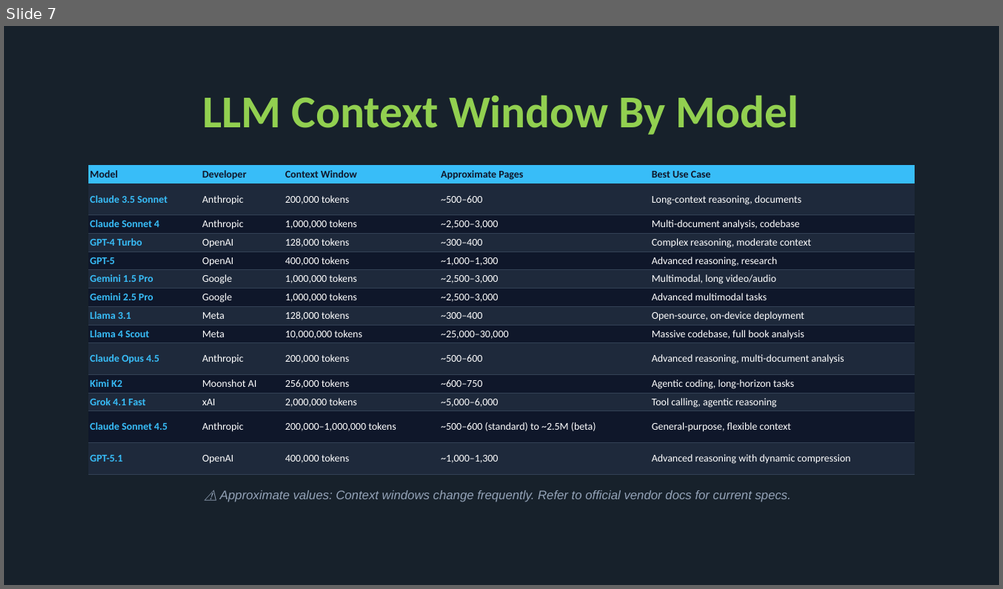
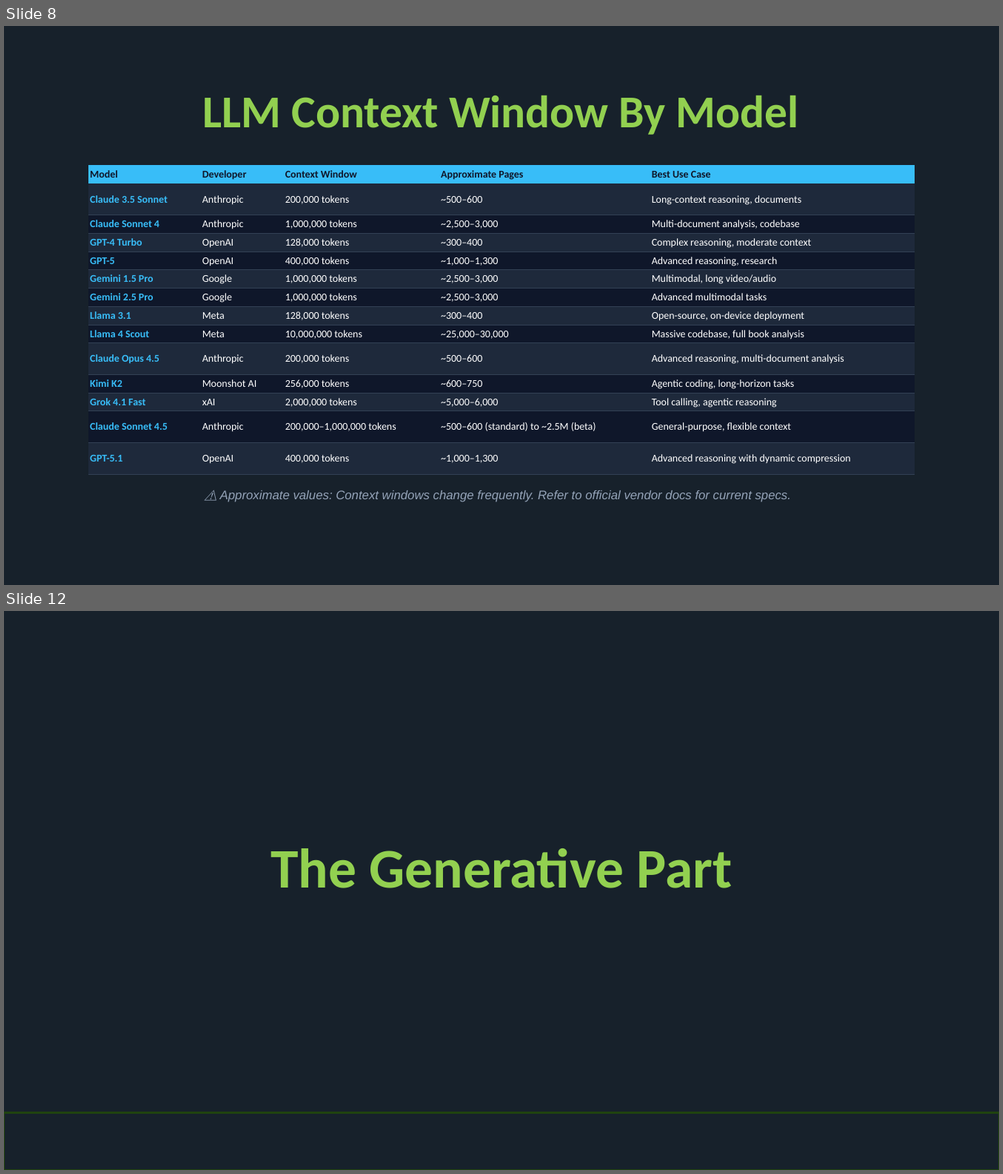
Before and after one commit to 5thgenfinance/full-stack-actuarial, a slide deck: Actuarial Generative Context Engineering Made Simple.pptx. Shown one above the other, each under a label of ours: slide 7 before the commit, slides 8 and 12 after it; the slides between them are not shown. The pictures are 1003x589 and 1003x1174 pixels, drawn with LibreOffice and Linux fonts; fonts in the diff are those of the drawing; background and template pictures are left out. Boxes give left, top, right and bottom in pixels: in the first picture for what was removed or moved away, otherwise in the second. Text is boxed around its words. In the diff, an @@ line names an element or a change of style, - is before the commit and + after.

```diff
--- a/Actuarial Generative Context Engineering Made Simple.pptx
+++ b/Actuarial Generative Context Engineering Made Simple.pptx
@@ slide 12 added at (x1=4, y1=611, x2=999, y2=1170), background picture (left out) @@
@@ title added at (x1=270, y1=849, x2=731, y2=889), 54 pt, text #92D050, bold @@
+The Generative Part
@@ rectangle added at (x1=4, y1=1113, x2=999, y2=1170), fill #17212B, outline #204310 1.5 pt @@
@@ what was slide 7 is now slide 8 @@
```
Also in this commit, not shown: 3 slides changed, 3 other slides added, 1 other file.
